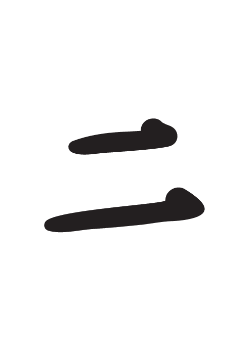
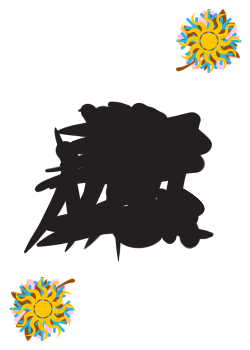
Layer changes from the first (250, 350) image to the second:
added layer "sun-icon-clipart-original.png" above "snowflake-icon-clipart-original.png-Kopie" over [11, 9, 241, 341]
added layer "snowflake-icon-clipart-original.png-Kopie" above "snowflake-icon-clipart-original.png" over [9, 277, 75, 341]
added layer "snowflake-icon-clipart-original.png" above "Eingefügte Ebene #1" over [176, 9, 242, 73]
added layer "Eingefügte Ebene #1" above "leaf-3-512.png" over [11, 278, 75, 342]
added layer "leaf-3-512.png" above "cherry-blossom-clipart-xl.png-Kopie" over [176, 8, 240, 72]
added layer "cherry-blossom-clipart-xl.png-Kopie" above "cherry-blossom-clipart-xl.png" over [11, 279, 74, 339]
added layer "cherry-blossom-clipart-xl.png" above "Eingefügte Ebene #5" over [177, 10, 240, 70]
added layer "Eingefügte Ebene #5" above "Eingefügte Ebene #4" over [44, 105, 208, 250]
added layer "Eingefügte Ebene #4" above "Eingefügte Ebene #3" over [36, 102, 199, 247]
added layer "Eingefügte Ebene #3" above "Eingefügte Ebene #2" over [54, 112, 201, 245]
added layer "Eingefügte Ebene #2" above "Eingefügte Ebene" over [47, 106, 197, 241]
added layer "Eingefügte Ebene #9" above "Eingefügte Ebene #8" over [48, 105, 205, 262]
added layer "Eingefügte Ebene #8" above "Eingefügte Ebene #7" over [59, 103, 176, 253]
added layer "Eingefügte Ebene #7" above "Eingefügte Ebene #6" over [23, 106, 214, 254]
added layer "Eingefügte Ebene #6" above "Hintergrund" over [34, 101, 213, 249]
